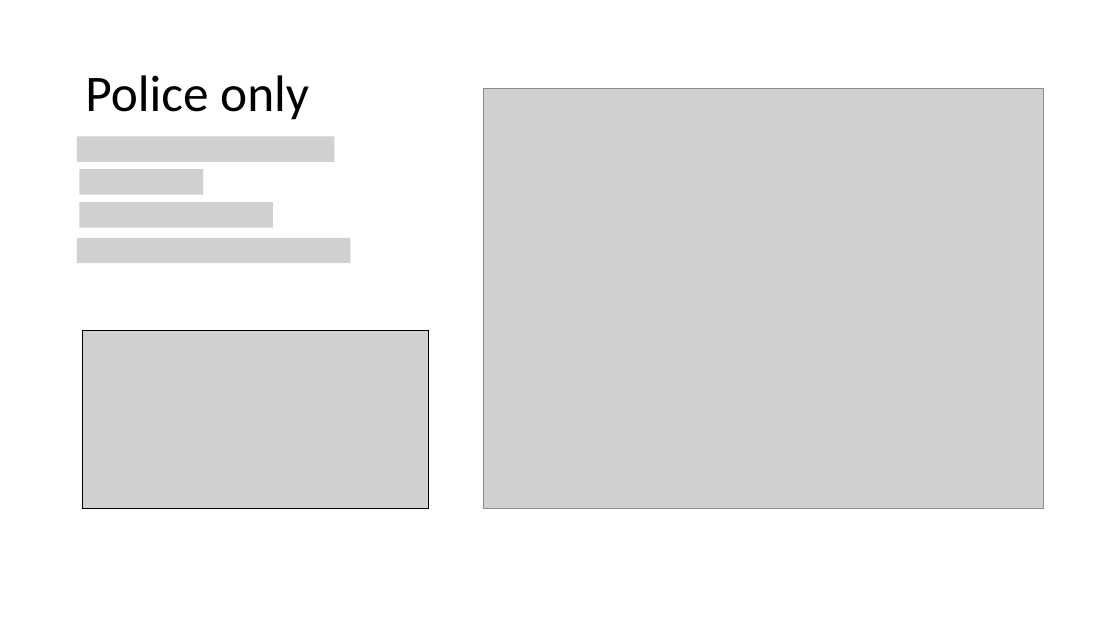
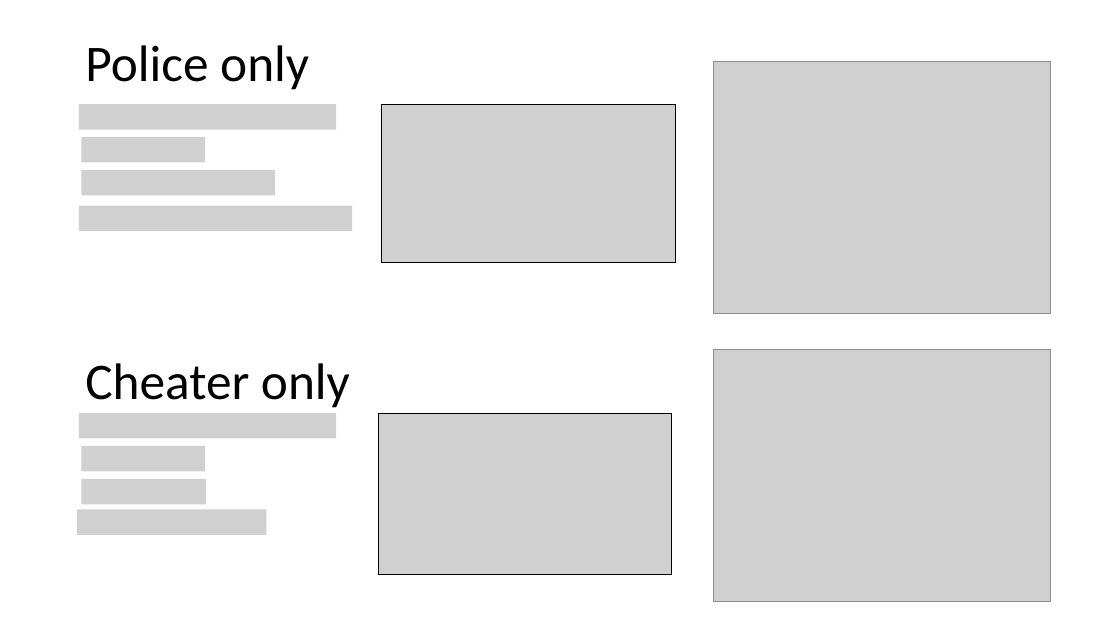
Before and after one commit to lynnbry/bacpo_git, a slide deck: slide 3 of Products/AW_fin.pptx. Drawn at 1120x630 pixels with LibreOffice and Linux fonts; fonts in the diff are those of the drawing; grey boxes stand for pictures. Boxes give left, top, right and bottom in pixels: in the first picture for what was removed or moved away, otherwise in the second. Text is boxed around its words. In the diff, an @@ line names an element or a change of style, - is before the commit and + after.

```diff
--- a/Products/AW_fin.pptx
+++ b/Products/AW_fin.pptx
@@ title "Police only" moved from (x1=85, y1=75, x2=309, y2=120) to (x1=85, y1=45, x2=309, y2=90) @@
@@ picture resized from (x1=483, y1=88, x2=1044, y2=508) to (x1=713, y1=61, x2=1050, y2=313) @@
@@ picture added at (x1=79, y1=104, x2=336, y2=129) @@
@@ picture added at (x1=382, y1=104, x2=676, y2=262) @@
@@ picture removed at (x1=77, y1=136, x2=334, y2=161) @@
@@ picture added at (x1=82, y1=137, x2=205, y2=162) @@
@@ picture resized from (x1=80, y1=169, x2=203, y2=194) to (x1=82, y1=170, x2=275, y2=195) @@
@@ picture resized from (x1=80, y1=202, x2=273, y2=228) to (x1=79, y1=206, x2=352, y2=231) @@
@@ picture removed at (x1=77, y1=238, x2=350, y2=263) @@
@@ picture removed at (x1=82, y1=330, x2=429, y2=508) @@
@@ picture added at (x1=713, y1=350, x2=1050, y2=602) @@
@@ text added at (x1=85, y1=363, x2=350, y2=408), 44 pt, text #000000 @@
+Cheater only
@@ picture added at (x1=79, y1=413, x2=336, y2=439) @@
@@ picture added at (x1=378, y1=413, x2=672, y2=575) @@
@@ picture added at (x1=82, y1=446, x2=205, y2=471) @@
@@ picture added at (x1=82, y1=479, x2=206, y2=504) @@
@@ picture added at (x1=77, y1=509, x2=267, y2=534) @@
```
Also in this commit, not shown: 2 other slides changed, 2 slides removed.
